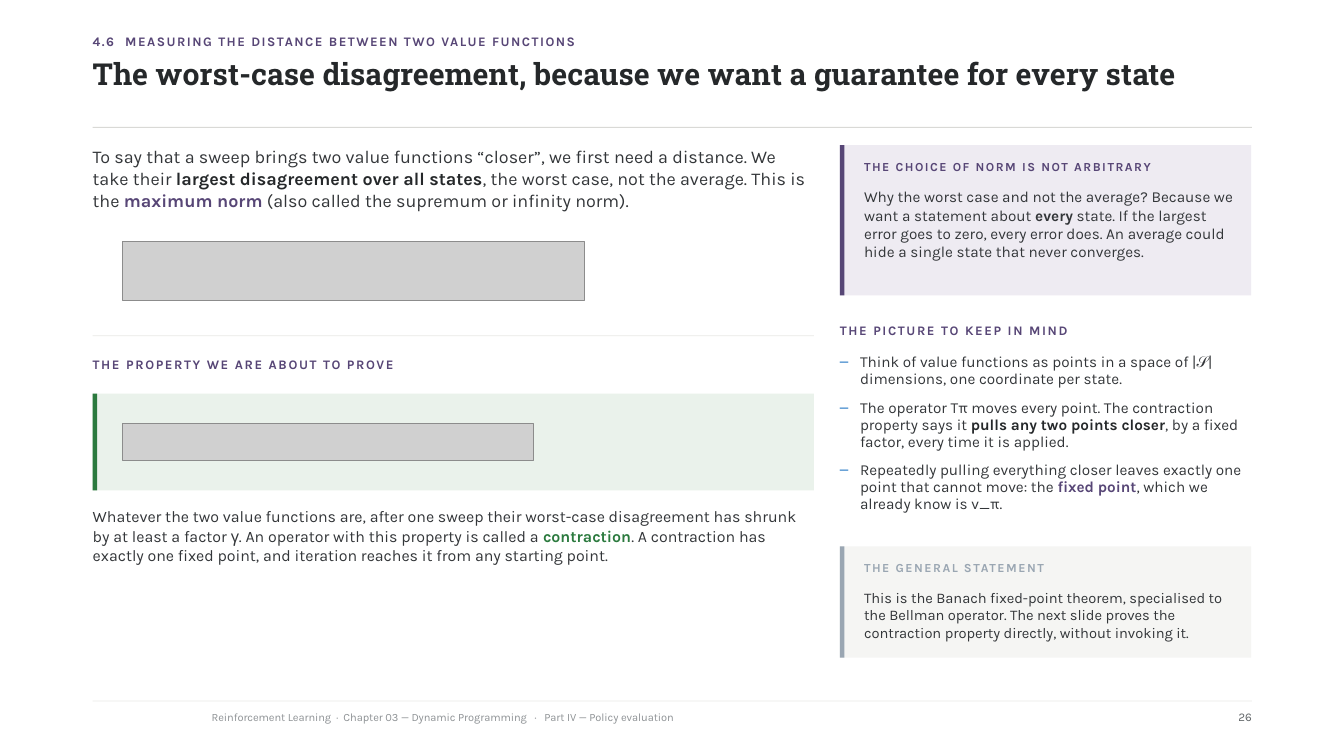
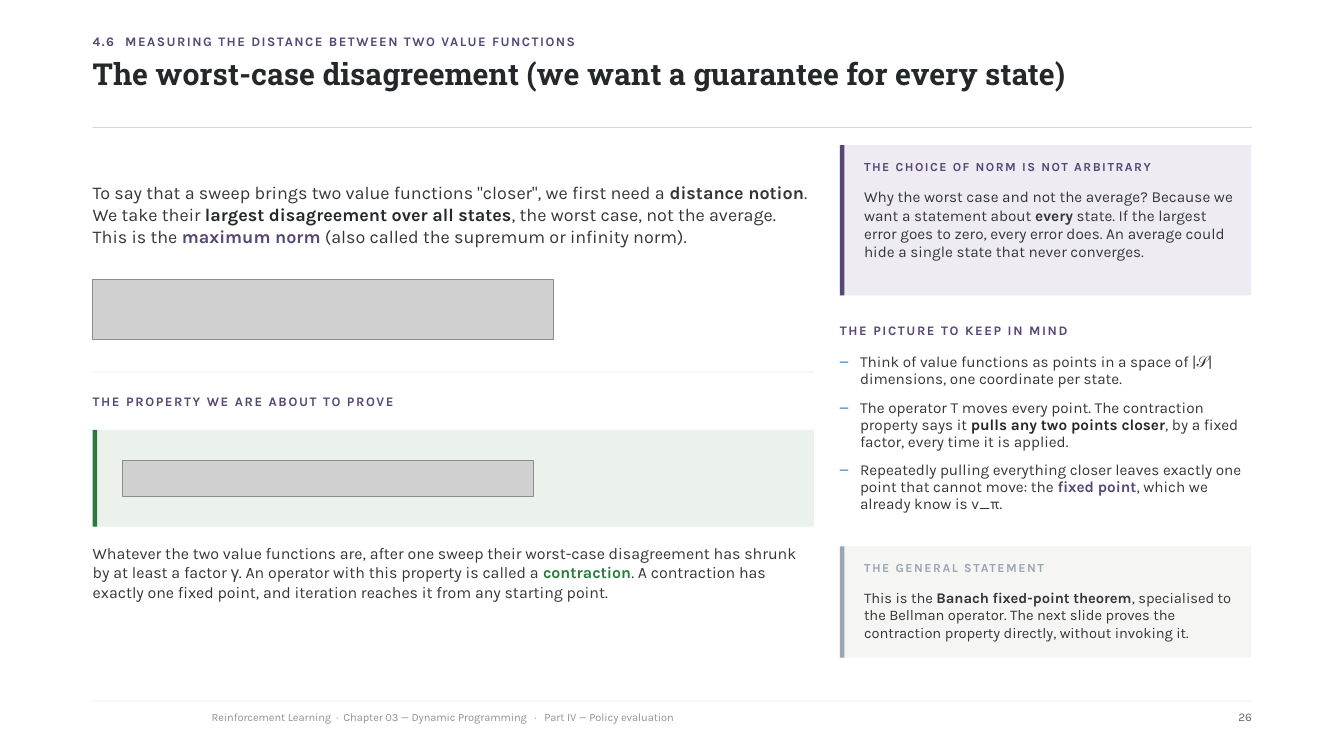
Before and after one commit to riccardoberta/reinforcement-learning, a slide deck: slide 26 of 03 - Dynamic Programming/slides.pptx. Drawn at 1344x756 pixels with LibreOffice and Linux fonts; fonts in the diff are those of the drawing; grey boxes stand for pictures; background and template pictures are left out. Boxes give left, top, right and bottom in pixels: in the first picture for what was removed or moved away, otherwise in the second. Text is boxed around its words. In the diff, an @@ line names an element or a change of style, - is before the commit and + after.

```diff
--- a/03 - Dynamic Programming/slides.pptx
+++ b/03 - Dynamic Programming/slides.pptx
@@ text at box(93, 61, 1065, 92): text changed @@
-The worst-case disagreement, because we want a guarantee for every state
+The worst-case disagreement (we want a guarantee for every state)
@@ text at box(93, 186, 807, 248): text changed @@
-To say that a sweep brings two value functions “closer”, we first need a distance. We take their largest disagreement over all states, the worst case, not the average. This is the maximum norm (also called the supremum or infinity norm).
+To say that a sweep brings two value functions "closer", we first need a distance notion. We take their largest disagreement over all states, the worst case, not the average. This is the maximum norm (also called the supremum or infinity norm).
@@ picture removed at box(123, 241, 584, 300) @@
@@ picture added at box(93, 279, 554, 339) @@
@@ 3 rectangles, 2 texts: place and size @@
-3 rectangles, 2 texts at box(93, 336, 815, 565)
+3 rectangles, 2 texts at box(93, 372, 815, 602)
@@ text at box(860, 402, 1238, 451): text changed @@
-– The operator Tπ moves every point. The contraction property says it pulls any two points closer, by a fixed factor, every time it is applied.
+– The operator T moves every point. The contraction property says it pulls any two points closer, by a fixed factor, every time it is applied.
@@ picture removed at box(123, 424, 533, 461) @@
@@ picture added at box(123, 461, 533, 497) @@
@@ text "This is the Banach fixed-point ..." at box(864, 592, 1231, 642): bold on in "Banach fixed-point theorem," @@
```
Also in this commit, not shown: 20 other slides changed, 10 other files.
